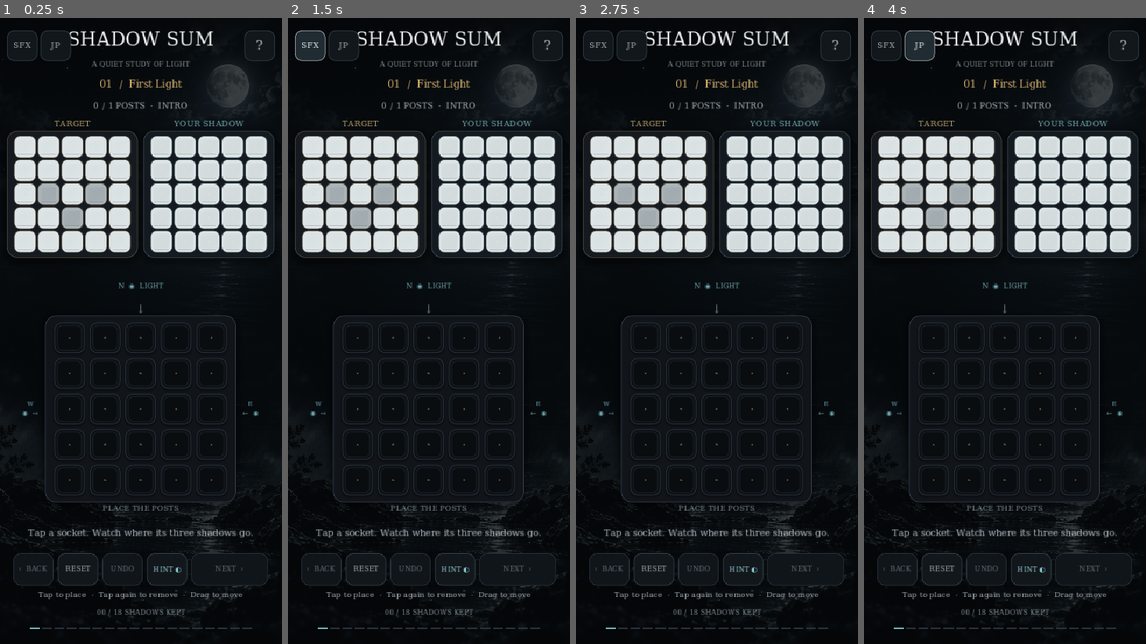
Above: before the commit, frames 1-4 (left to right).
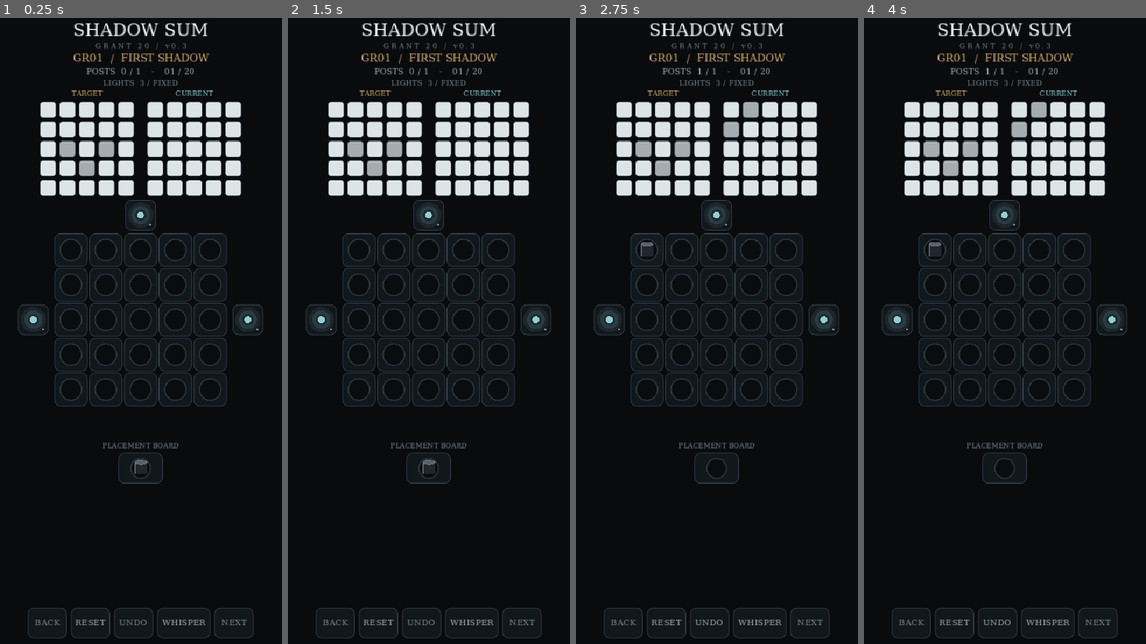
Above: after the commit, the same moments.

Repository: madowaku/shadow-sum
Game: Godot game, scene res://scenes/campaign.tscn
Same seed, same stepped clock (60 frames per second), same inputs: the game is played once before the commit and once after it.
Inputs (mouse positions are in pixels of both pictures, inside the frame that each line leads up to):
- Up to frame 1 (0.25 s): no input
- Up to frame 2 (1.5 s): click (310, 43) at 0.5 s, where only the run before the commit has a clickable "SFX"; click (310, 43) at 1.25 s, where only the run before the commit has a clickable "OFF"
- Up to frame 3 (2.75 s): click (646, 249) at 2.02 s
- Up to frame 4 (4 s): click (920, 43) at 2.75 s, where only the run before the commit has a clickable "JP"; click (920, 43) at 3.5 s, where only the run before the commit has a clickable "EN"

The runs differ from the first frame. In frame 1, 26% of the frame differs, in the area x 0-100%, y 0-100%; in frame 2, 26%; in frame 3, 25%; in frame 4, 26%.

Commit message:
Boot Grant20 v0.3 by default on its feature branch

Diff:
--- a/src/campaign_main.gd
+++ b/src/campaign_main.gd
@@ -1,12 +1,12 @@
 extends Control
 
-# Explicit developer selector; ordinary startup remains Grant18.
+# Explicit developer selector; this Grant20 branch boots the current candidate by default.
 func _ready() -> void:
 	var args: PackedStringArray = OS.get_cmdline_user_args()
 	if args.has("--dev-selector"):
 		_show_selector()
 		return
-	var selected: String = "grant18"
+	var selected: String = "grant20-v03"
 	for argument: String in args:
 		if argument.begins_with("--campaign="):
 			selected = argument.trim_prefix("--campaign=")
